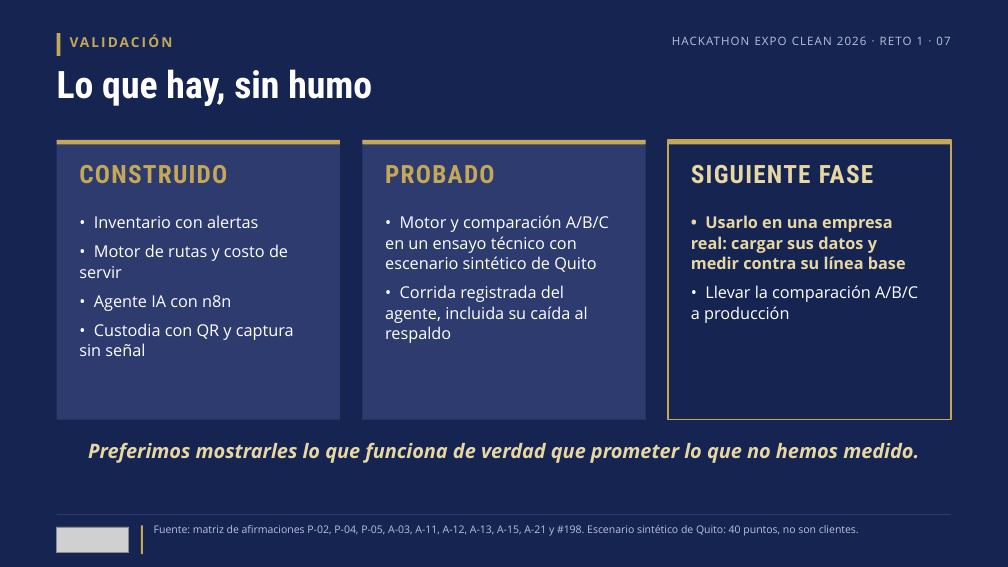
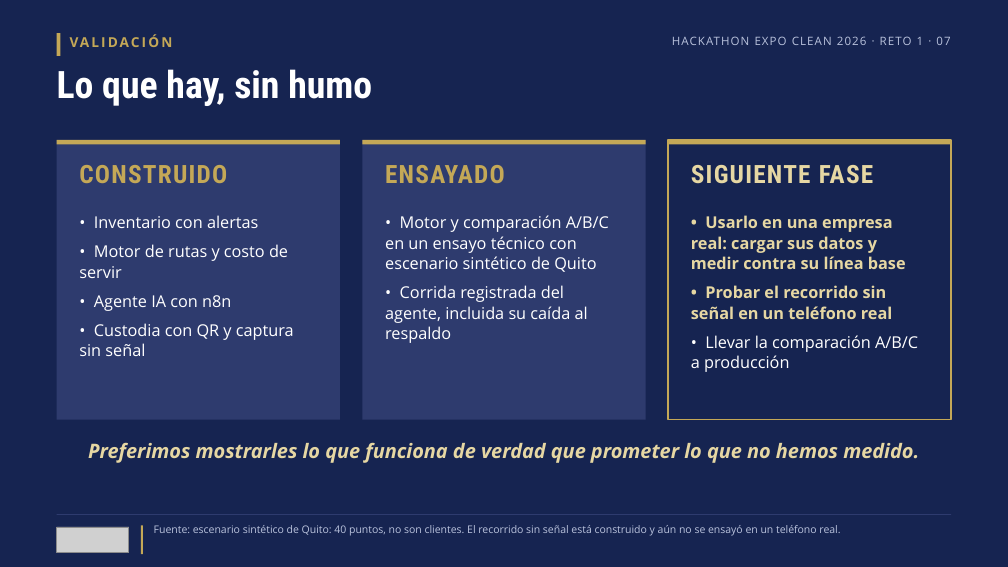
Before and after one commit to bryancito1090/istpetdev-platform, a slide deck: slide 7 of docs/boveda/Entregable/7-Pitch.pptx. Drawn at 1008x567 pixels with LibreOffice and Linux fonts; fonts in the diff are those of the drawing; grey boxes stand for pictures. Boxes give left, top, right and bottom in pixels: in the first picture for what was removed or moved away, otherwise in the second. Text is boxed around its words. In the diff, an @@ line names an element or a change of style, - is before the commit and + after.

```diff
--- a/docs/boveda/Entregable/7-Pitch.pptx
+++ b/docs/boveda/Entregable/7-Pitch.pptx
@@ text at [385, 165, 505, 183]: text changed @@
-PROBADO
+ENSAYADO
@@ text at [691, 285, 892, 319]: paragraph added @@
+• Probar el recorrido sin señal en un teléfono real
@@ text at [154, 525, 840, 536]: text changed @@
-Fuente: matriz de afirmaciones P-02, P-04, P-05, A-03, A-11, A-12, A-13, A-15, A-21 y #198. Escenario sintético de Quito: 40 puntos, no son clientes.
+Fuente: escenario sintético de Quito: 40 puntos, no son clientes. El recorrido sin señal está construido y aún no se ensayó en un teléfono real.
```
Also in this commit, not shown: 6 other slides changed, 37 other files.
